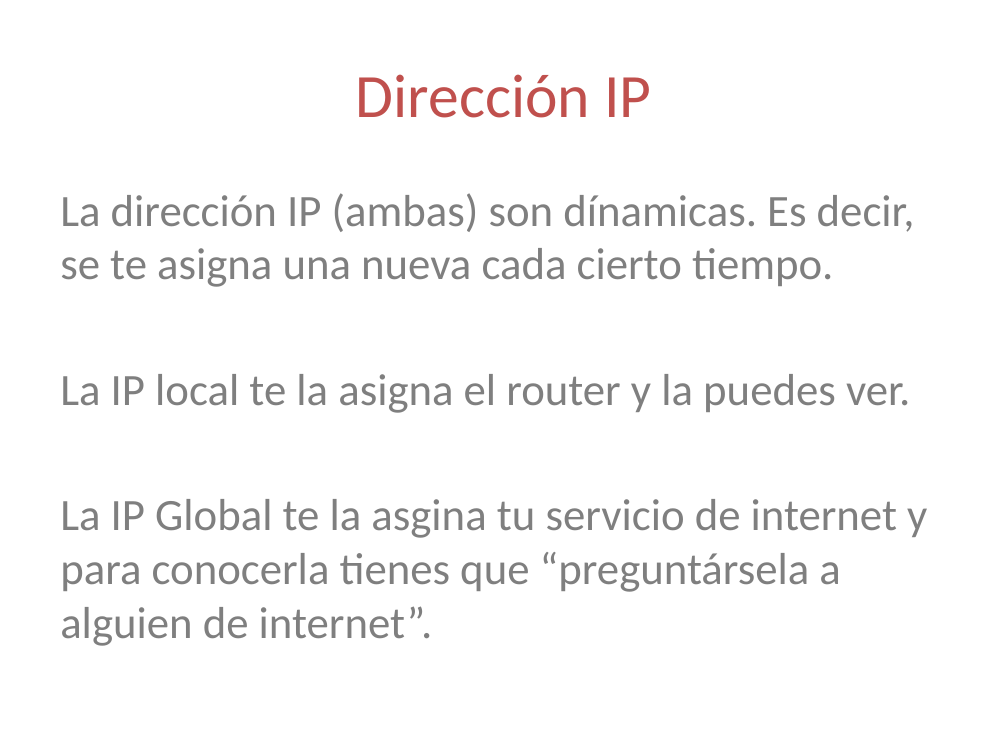
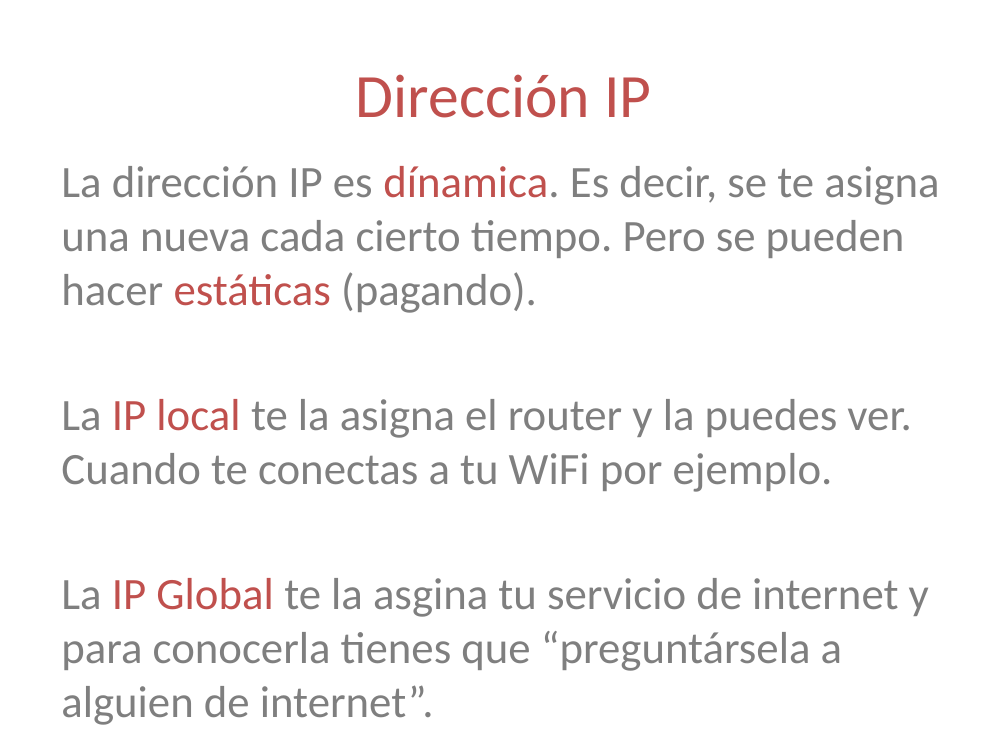
Before and after one commit to lopezjurip/AyudantiaIIC2233, a slide deck: slide 11 of Networking/Ayudantía Threads + Networking.pptx (slide 10 before the commit). Drawn at 1008x756 pixels with LibreOffice and Linux fonts; fonts in the diff are those of the drawing. Boxes give left, top, right and bottom in pixels: in the first picture for what was removed or moved away, otherwise in the second. Text is boxed around its words. In the diff, an @@ line names an element or a change of style, - is before the commit and + after.

```diff
--- a/Networking/Ayudantía Threads + Networking.pptx
+++ b/Networking/Ayudantía Threads + Networking.pptx
@@ text "La dirección IP es dínamica. ...": place and size @@
-text "La dirección IP es dínamica. ..." at [60,193,927,646]
+text "La dirección IP es dínamica. ..." at [61,166,939,725]
@@ text at [61,166,939,492]: text changed @@
-La dirección IP (ambas) son dínamicas. Es decir, se te asigna una nueva cada cierto tiempo.
-La IP local te la asigna el router y la puedes ver.
+La dirección IP es dínamica. Es decir, se te asigna una nueva cada cierto tiempo. Pero se pueden hacer estáticas (pagando).
+La IP local te la asigna el router y la puedes ver. Cuando te conectas a tu WiFi por ejemplo.
@@ text at [61,578,929,725]: text colour #7F7F7F to #C0504D in "IP Global" @@
```
Also in this commit, not shown: 13 other slides changed, 2 slides added, 30 other files.
